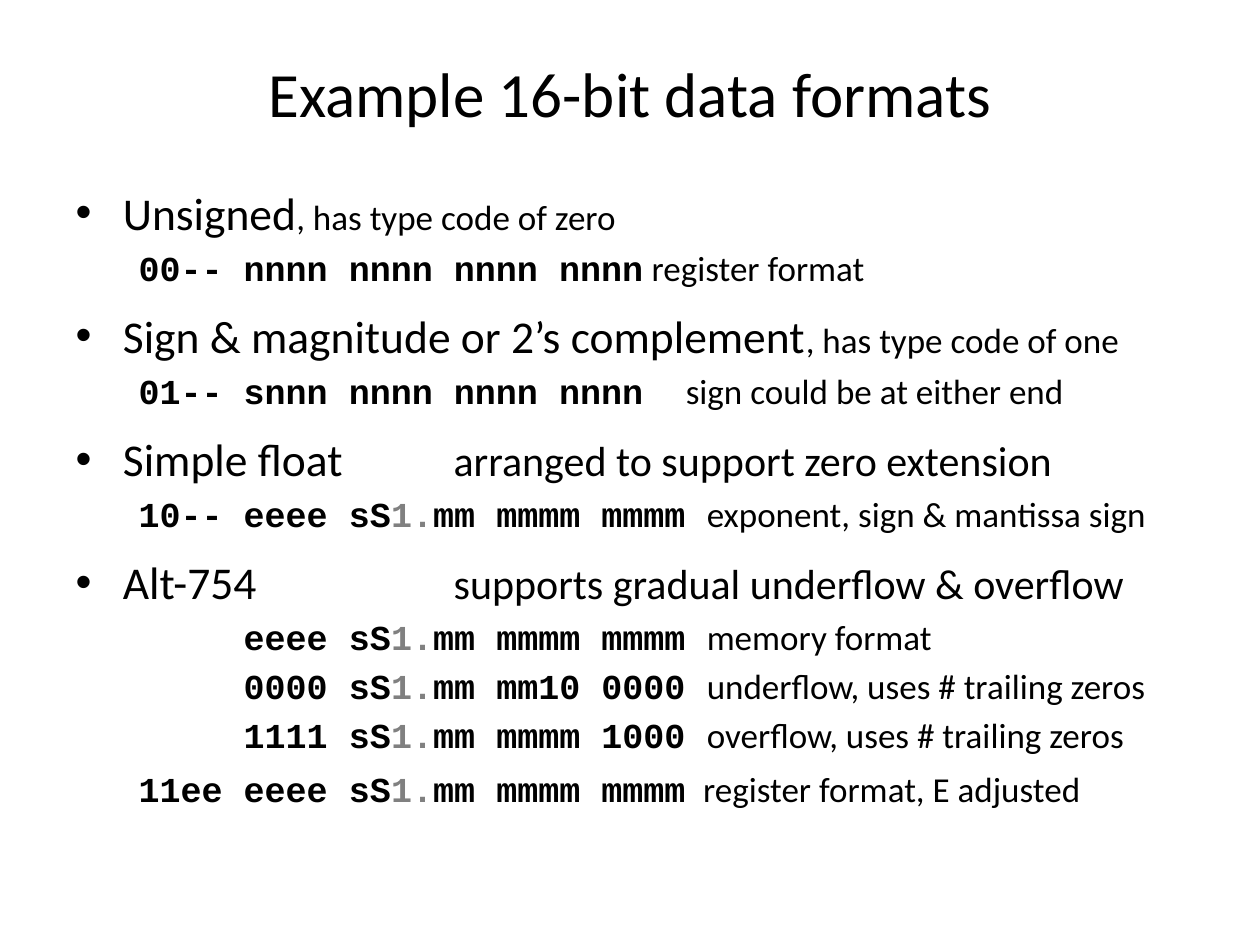
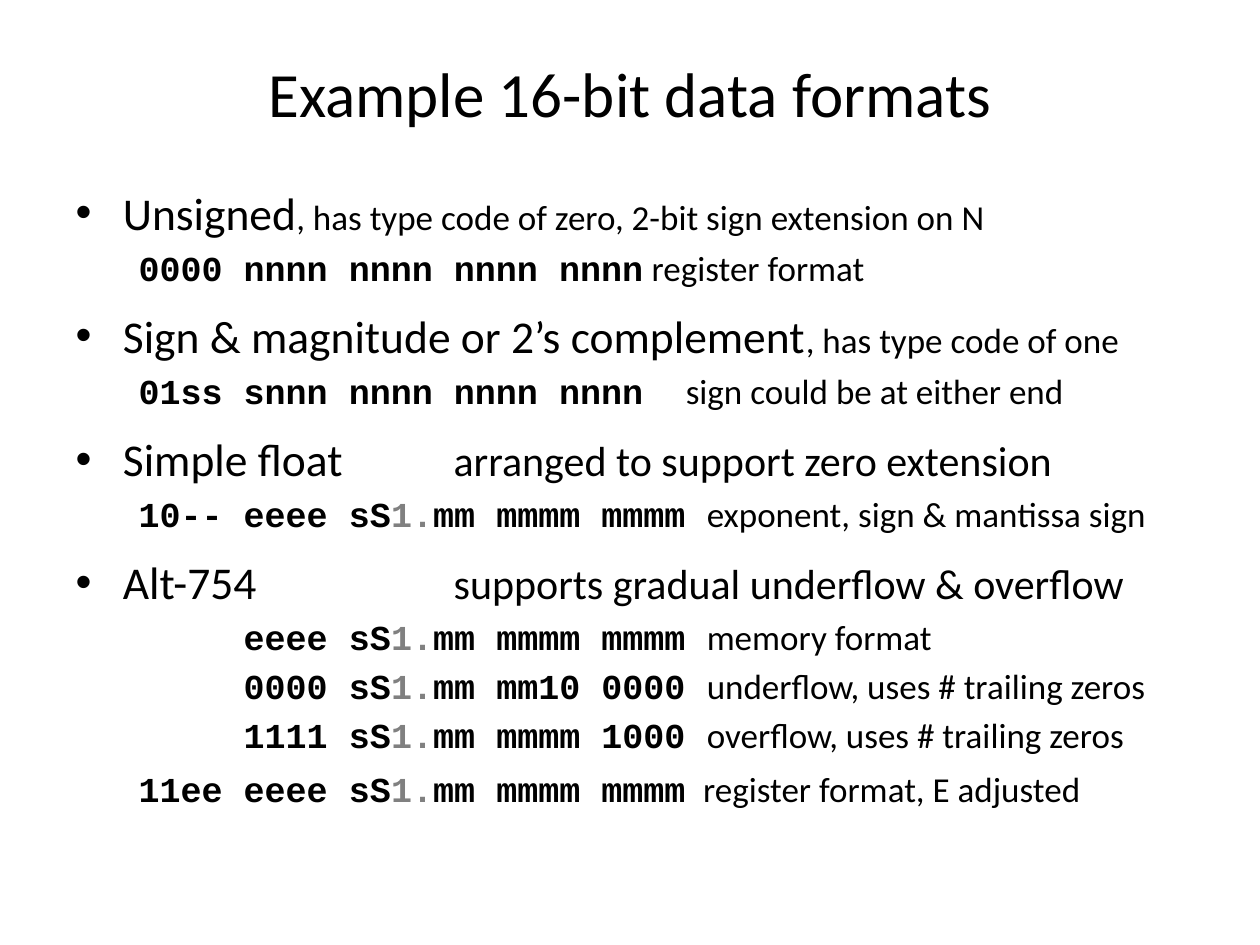
Before and after one commit to jimbrake/TROC16_16, a slide deck: slide 14 of DIY_soft-core_uP.pptx (slide 13 before the commit). Drawn at 1260x945 pixels with LibreOffice and Linux fonts; fonts in the diff are those of the drawing. Boxes give left, top, right and bottom in pixels: in the first picture for what was removed or moved away, otherwise in the second. Text is boxed around its words. In the diff, an @@ line names an element or a change of style, - is before the commit and + after.

```diff
--- a/DIY_soft-core_uP.pptx
+++ b/DIY_soft-core_uP.pptx
@@ text at box(123, 198, 985, 287): text changed @@
-• Unsigned, has type code of zero
-  00-- nnnn nnnn nnnn nnnn register format
+• Unsigned, has type code of zero, 2-bit sign extension on N
+  0000 nnnn nnnn nnnn nnnn register format
@@ text at box(139, 379, 1063, 410): text changed @@
-  01-- snnn nnnn nnnn nnnn sign could be at either end
+  01ss snnn nnnn nnnn nnnn sign could be at either end
```
Also in this commit, not shown: 12 other slides changed, 1 slide added.
